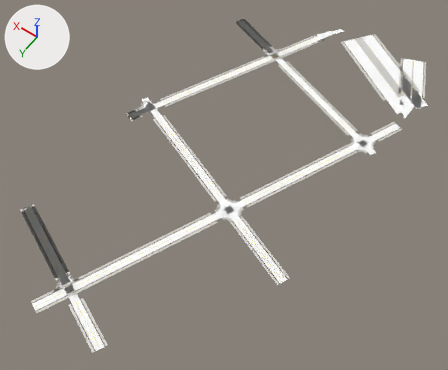
Two versions of the glTF model game/assets/city/roads/roads_3_-1.gltf, one commit apart.
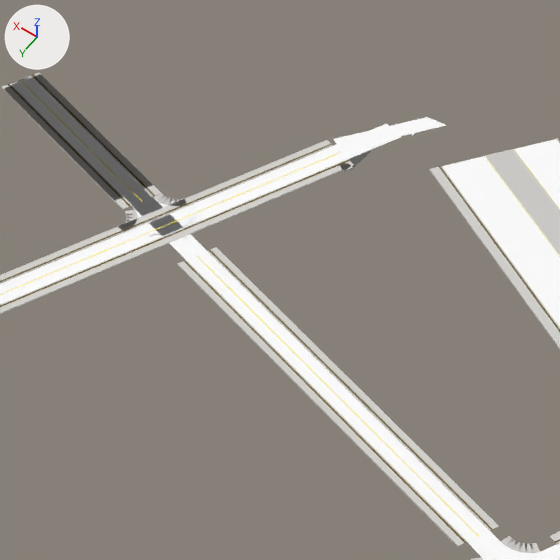
The first picture shows the older version from a camera (50 mm lens) standing at (1414.0, 629.0, 517.0) and looking at (1662.0, 282.0, -28.0). The close-ups show the older and then the newer version on the part from 52% to 83% of the width and 0% to 38% of the height of that picture. Only the edits that show in the close-ups are written down. The axes (+X, +Y, +Z) are drawn at upper left. The lights are the same throughout. Objects named as collision shapes, trigger or cutter boxes, shadow casters or lower levels of detail are left out. Vertices at exactly the same position are counted once.

Objects in the first close-up: 'roads_3_-1_Road_Tactile_Strip', 'roads_3_-1_SH_kerb', 'roads_3_-1_SH_road_marking_white', 'roads_3_-1_SH_road_marking_yellow', 'roads_3_-1_SH_sidewalk', 'roads_3_-1_SH_wet_asphalt'.
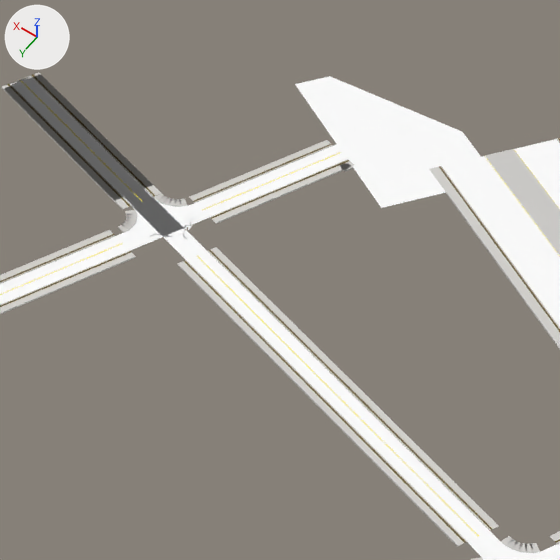
Where the change shows, as pixel boxes [x1, y1, x2, y2] in the close-ups (560 x 560 px; the box of a moved part takes in the faces that stretch with it):
'roads_3_-1_SH_wet_asphalt', reshaped
    before: [0, 77, 560, 560]
    after: [0, 76, 560, 560]
part 1 of me_roads_3__1_road_tactile_strip, deleted
    before: [114, 201, 211, 252]
part 2 of me_roads_3__1_sh_sidewalk, deleted
    before: [110, 197, 215, 257]
part 3 of me_roads_3__1_sh_wet_asphalt, moved or reshaped
    before: [174, 117, 446, 212]
    after: [130, 76, 481, 251]

Diff of the bpy script that builds the scene:
```diff
--- a/game/assets/city/roads/roads_3_-1.gltf.py
+++ b/game/assets/city/roads/roads_3_-1.gltf.py
@@ me_roads_3__1_road_tactile_strip @@
 # used by ob_roads_3__1_road_tactile_strip; location = (0.0, 0.0, 0.0)
-me_roads_3__1_road_tactile_strip.from_pydata(...)  # 1092 vertices, 1040 faces; spans x 1533.0..1801.0, y -15.0..518.0, z 0.0
+me_roads_3__1_road_tactile_strip.from_pydata(...)  # 1056 vertices, 996 faces; spans x 1533.0..1801.0, y -15.0..518.0, z 0.0
+# me_roads_3__1_road_tactile_strip part 1: 16 vertices removed from x 1709.0..1725.0, y 85.0..106.0, z 0.0
+# other edits to the shape of me_roads_3__1_road_tactile_strip do not show in these pictures
 me_roads_3__1_road_tactile_strip.materials.append(mat_road_tactile_strip)
@@ me_roads_3__1_sh_sidewalk @@
 # used by ob_roads_3__1_sh_sidewalk; location = (0.0, 0.0, 0.0)
-me_roads_3__1_sh_sidewalk.from_pydata(...)  # 2358 vertices, 2800 faces; spans x 1531.0..1803.0, y -18.0..519.0, z 0.0
+me_roads_3__1_sh_sidewalk.from_pydata(...)  # 2304 vertices, 2712 faces; spans x 1531.0..1803.0, y -18.0..519.0, z 0.0
+# me_roads_3__1_sh_sidewalk part 2: 24 vertices removed from x 1707.0..1727.0, y 85.0..107.0, z 0.0
+# other edits to the shape of me_roads_3__1_sh_sidewalk do not show in these pictures
 me_roads_3__1_sh_sidewalk.materials.append(mat_sh_sidewalk)
@@ me_roads_3__1_sh_wet_asphalt @@
 me_roads_3__1_sh_wet_asphalt.from_pydata(...)  # 7203 vertices, 13001 faces; spans x 1524.0..1803.0, y -14.0..518.0, z 0.0
 # used by ob_roads_3__1_sh_wet_asphalt; location = (0.0, 0.0, 0.0)
+# me_roads_3__1_sh_wet_asphalt part 3: 35 of 7203 vertices moved; they spanned x 1669.0..1724.0, y 0.0..103.0, z 0.0 and now span x 1642.0..1726.0, y 0.0..111.0, z 0.0; mean shift (0.0, 1.0, 0.0); largest move (1676.0, 0.0, 0.0) -> (1713.0, 0.0, 0.0)
 me_roads_3__1_sh_wet_asphalt.materials.append(mat_sh_wet_asphalt)
```
